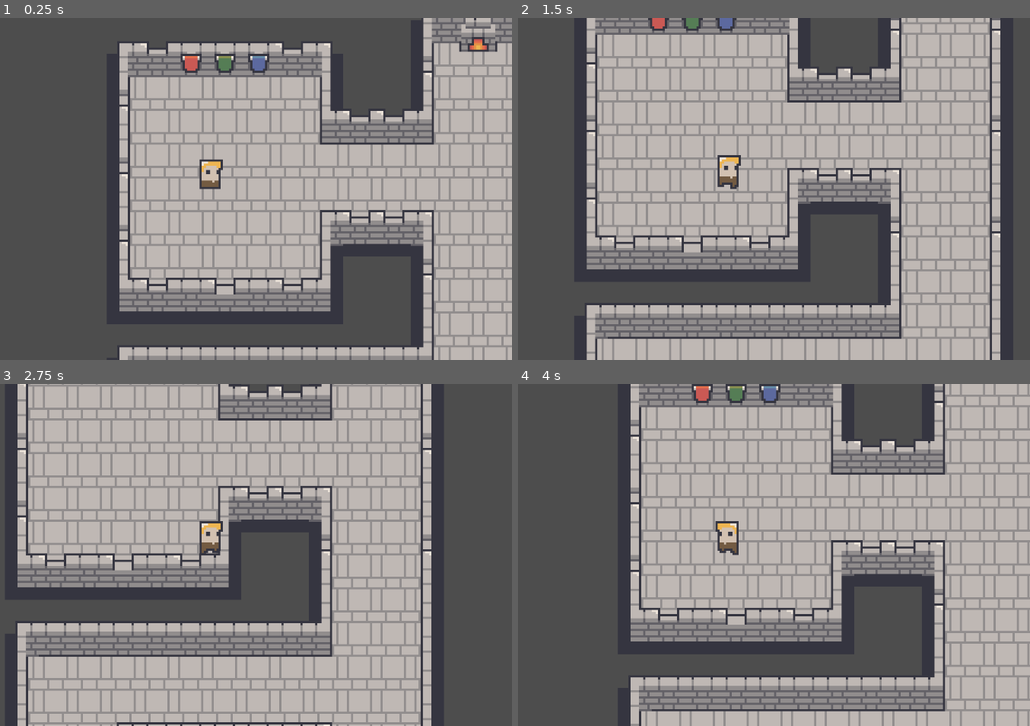
Above: before the commit, frames 1-4 (two rows, left to right).
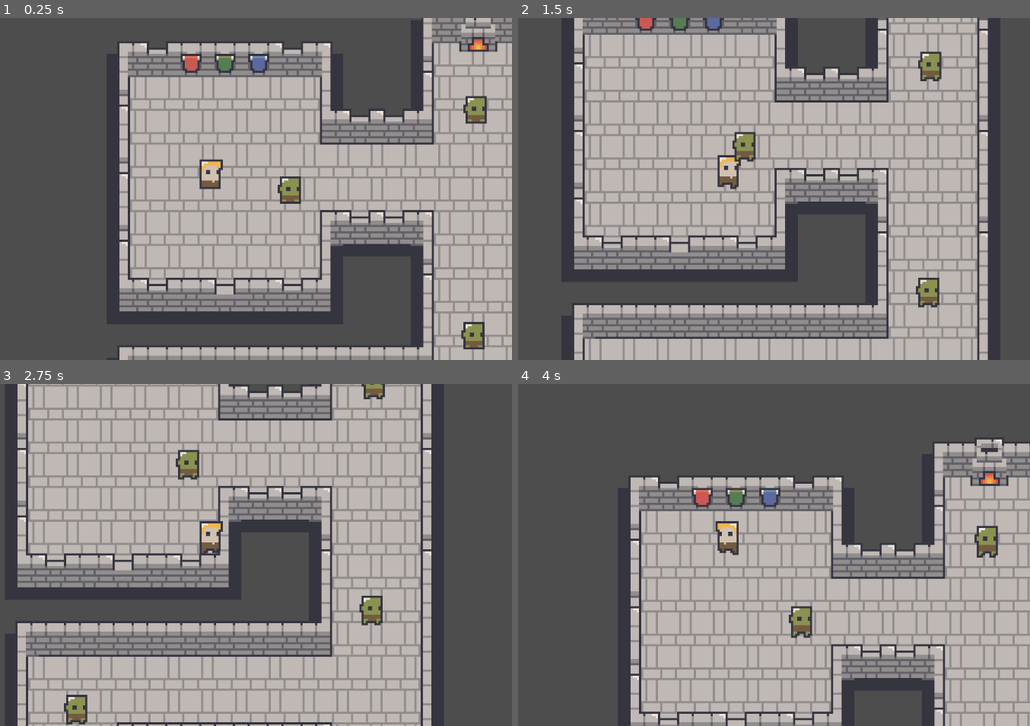
Above: after the commit, the same moments.

Repository: qmarsala/DeliciousDungeon
Game: Godot game, scene res://scenes/game.tscn
Two runs of this game, one before a commit and one after it. Both use one fixed random seed, a clock stepped at 60 frames per second and the inputs below.
Inputs (mouse positions are in pixels of both pictures, inside the frame that each line leads up to):
- Up to frame 1 (0.25 s): no input
- Up to frame 2 (1.5 s): move the mouse to (861, 171) at 0.52 s; press the mouse at (861, 171) at 0.53 s; hold D (move_east) 0.53-1.28 s; right-click (861, 171) at 0.8 s; move the mouse to (605, 206) at 1.27 s; release the mouse at (605, 206) at 1.28 s; hold S (move_south) from 1.28 s (still down); right-click (605, 206) at 1.35 s
- Up to frame 3 (2.75 s): click (87, 572) at 1.55 s; move the mouse to (271, 479) at 2.02 s; release S (move_south) at 2.03 s; press the mouse at (271, 479) at 2.03 s; hold D (move_east) from 2.03 s (still down); right-click (271, 479) at 2.3 s
- Up to frame 4 (4 s): tap Enter at 2.75 s; move the mouse to (697, 623) at 2.77 s; release D (move_east) at 2.78 s; release the mouse at (697, 623) at 2.78 s; hold W (move_north) 2.78-3.53 s; right-click (697, 623) at 2.85 s; click (697, 623) at 3.05 s; move the mouse to (907, 606) at 3.52 s; press the mouse at (907, 606) at 3.53 s; hold A (move_west) from 3.53 s (still down); right-click (907, 606) at 3.8 s

The runs differ from the first frame. In frame 1, 1.0% of the frame differs, in the area x 54-96%, y 22-97%; in frame 2, 25%; in frame 3, 1.3%; in frame 4, 49%, in the area x 21-100%, y 0-100%.

Commit message:
some refactoring

Diff:
--- a/src/assets/scripts/enemy.gd
+++ b/src/assets/scripts/enemy.gd
@@ -3,13 +3,29 @@
 
 const STARTING_HP = 5
 
+@onready var animations: AnimatedSprite2D = $Animations
+@onready var timer: Timer = $Timer
+
 var health = STARTING_HP
+var is_dead = false
 
 func _process(delta: float) -> void:
+	if is_dead: return
 	if health <= 0:
-		print("dead")
-		queue_free()
+		animations.play("die")
+		timer.start(.75)
+		is_dead = true
+		return
+
+	if not animations.is_playing():
+		animations.play("idle")
 
 func receive_damage(damage):
+	if is_dead: return
+
+	animations.play("receive_damage")
 	health -= damage
 	print("taking ", damage, " health:", health)
+
+func _on_timer_timeout() -> void:
+	queue_free()
--- a/src/assets/scripts/player.gd
+++ b/src/assets/scripts/player.gd
@@ -4,8 +4,11 @@
 const INTERACTION_RANGE = 20.0
 const CHARGED_ATTACK_TIME = .5
 const BASIC_COOLDOWN = .3
+const BASIC_DAMAGE = 1
 const CHARGED_COOLDOWN = 0
+const CHARGED_DAMAGE = 1.75
 const HEAVY_COOLDOWN = .7
+const HEAVY_DAMAGE = 2.5
 
 @onready var character_sprite: AnimatedSprite2D = $CharacterSprite
 @onready var cooldown_timer: Timer = $CooldownTimer
@@ -47,6 +50,9 @@
 		character_sprite.flip_h = xDirection < 0
 		character_sprite.play("run")
 
+
+var cooldowns = {"basic_attack": BASIC_COOLDOWN, "charged_attack": CHARGED_COOLDOWN, "heavy_attack": HEAVY_COOLDOWN}
+var damages = {"basic_attack": BASIC_DAMAGE, "charged_attack": CHARGED_DAMAGE, "heavy_attack": HEAVY_DAMAGE}
 var basic_pressed_time = 0
 var attack_is_cooling_down = false
 func handle_attack_action(delta):
@@ -60,33 +66,21 @@
 	var attack_released = basic_attack_released or heavy_attack_released
 	if attack_released:
 		attack_is_cooling_down = true
-		interact_cast.force_raycast_update()
-		var target = interact_cast.get_collider()
-		print(target)
-		if target:
-			attack_target(basic_attack_released, heavy_attack_released, target)
+		var attack_type = get_attack_type(basic_attack_released, heavy_attack_released)
+		cooldown_timer.start(cooldowns[attack_type])
+		if interact_cast.is_colliding():
+			var target = interact_cast.get_collider()
+			target.receive_damage(damages[attack_type])
 
-func attack_target(basic_attack, heavy_attack, target):
-	var attack_damage = 1
-	var cooldown = 0
-	if basic_attack:
-		var total_time_charged = basic_pressed_time
-		basic_pressed_time = 0
-		if total_time_charged > CHARGED_ATTACK_TIME:
-			cooldown = CHARGED_COOLDOWN
-			attack_damage = 2
-			print("charged_attack", target)
-		else:
-			cooldown = BASIC_COOLDOWN
-			attack_damage = 1
-			print("basic_attack", target)
-	if heavy_attack:
-		cooldown = HEAVY_COOLDOWN
-		attack_damage = 3
-		print("heavy_attack", target)
-	target.receive_damage(attack_damage)
-	cooldown_timer.start(cooldown)
-
+func get_attack_type(basic_attack, heavy_attack) -> String:
+	var total_time_charged = basic_pressed_time
+	basic_pressed_time = 0
+	if basic_attack and total_time_charged > CHARGED_ATTACK_TIME:
+		return "charged_attack"
+	elif heavy_attack:
+		return "heavy_attack"
+	else:
+		return "basic_attack"
 
 func _on_cooldown_timer_timeout() -> void:
 	attack_is_cooling_down = false
--- a/src/scenes/game.tscn
+++ b/src/scenes/game.tscn
@@ -1,8 +1,8 @@
-[gd_scene load_steps=7 format=4 uid="uid://v8yl2qd4myvg"]
+[gd_scene load_steps=6 format=4 uid="uid://v8yl2qd4myvg"]
 
 [ext_resource type="PackedScene" uid="uid://y4ktplof8y3c" path="res://scenes/player.tscn" id="1_bt7mb"]
 [ext_resource type="Texture2D" uid="uid://wbwwbja7ucx5" path="res://assets/sprites/dungeon/dungeon_.png" id="2_5bv3p"]
-[ext_resource type="Script" path="res://assets/scripts/enemy.gd" id="3_mjxpe"]
+[ext_resource type="PackedScene" uid="uid://l5ic445kl6da" path="res://scenes/goblin.tscn" id="3_3qdgp"]
 
 [sub_resource type="TileSetAtlasSource" id="TileSetAtlasSource_yhi4f"]
 texture = ExtResource("2_5bv3p")
@@ -277,8 +277,6 @@
 physics_layer_0/collision_mask = 7
 sources/0 = SubResource("TileSetAtlasSource_yhi4f")
 
-[sub_resource type="RectangleShape2D" id="RectangleShape2D_iev8x"]
-
 [node name="Game" type="Node2D"]
 
 [node name="Background" type="TileMapLayer" parent="."]
@@ -297,12 +295,16 @@
 position = Vector2(-1, 12)
 zoom = Vector2(4, 4)
 
-[node name="EnemyDummy" type="StaticBody2D" parent="."]
-position = Vector2(39, -5)
-collision_layer = 4
-collision_mask = 2
-script = ExtResource("3_mjxpe")
-
-[node name="CollisionShape2D" type="CollisionShape2D" parent="EnemyDummy"]
-shape = SubResource("RectangleShape2D_iev8x")
-debug_color = Color(0.917647, 0.0392157, 0.0352941, 0.419608)
+[node name="Goblin" parent="." instance=ExtResource("3_3qdgp")]
+
+[node name="Goblin2" parent="." instance=ExtResource("3_3qdgp")]
+position = Vector2(127, -43)
+
+[node name="Goblin3" parent="." instance=ExtResource("3_3qdgp")]
+position = Vector2(126, 64)
+
+[node name="Goblin4" parent="." instance=ExtResource("3_3qdgp")]
+position = Vector2(-14, 111)
+
+[node name="Goblin5" parent="." instance=ExtResource("3_3qdgp")]
+position = Vector2(86, 249)
--- /dev/null
+++ b/src/scenes/goblin.tscn
@@ -0,0 +1,129 @@
+[gd_scene load_steps=17 format=3 uid="uid://l5ic445kl6da"]
+
+[ext_resource type="Script" path="res://assets/scripts/enemy.gd" id="1_8oweg"]
+[ext_resource type="Texture2D" uid="uid://c63k7jadehpp7" path="res://assets/sprites/dungeon/goblin_.png" id="2_el4qn"]
+
+[sub_resource type="AtlasTexture" id="AtlasTexture_b577t"]
+atlas = ExtResource("2_el4qn")
+region = Rect2(0, 120, 24, 24)
+
+[sub_resource type="AtlasTexture" id="AtlasTexture_8ygpp"]
+atlas = ExtResource("2_el4qn")
+region = Rect2(24, 120, 24, 24)
+
+[sub_resource type="AtlasTexture" id="AtlasTexture_diima"]
+atlas = ExtResource("2_el4qn")
+region = Rect2(48, 120, 24, 24)
+
+[sub_resource type="AtlasTexture" id="AtlasTexture_ptxqf"]
+atlas = ExtResource("2_el4qn")
+region = Rect2(72, 120, 24, 24)
+
+[sub_resource type="AtlasTexture" id="AtlasTexture_psauy"]
+atlas = ExtResource("2_el4qn")
+region = Rect2(0, 0, 24, 24)
+
+[sub_resource type="AtlasTexture" id="AtlasTexture_3vny8"]
+atlas = ExtResource("2_el4qn")
+region = Rect2(24, 0, 24, 24)
+
+[sub_resource type="AtlasTexture" id="AtlasTexture_kdsye"]
+atlas = ExtResource("2_el4qn")
+region = Rect2(48, 0, 24, 24)
+
+[sub_resource type="AtlasTexture" id="AtlasTexture_hkmoy"]
+atlas = ExtResource("2_el4qn")
+region = Rect2(72, 0, 24, 24)
+
+[sub_resource type="AtlasTexture" id="AtlasTexture_ttq7v"]
+atlas = ExtResource("2_el4qn")
+region = Rect2(0, 96, 24, 24)
+
+[sub_resource type="AtlasTexture" id="AtlasTexture_wn7ii"]
+atlas = ExtResource("2_el4qn")
+region = Rect2(24, 96, 24, 24)
+
+[sub_resource type="AtlasTexture" id="AtlasTexture_td8mp"]
+atlas = ExtResource("2_el4qn")
+region = Rect2(48, 96, 24, 24)
+
+[sub_resource type="AtlasTexture" id="AtlasTexture_t32ee"]
+atlas = ExtResource("2_el4qn")
+region = Rect2(72, 96, 24, 24)
+
+[sub_resource type="SpriteFrames" id="SpriteFrames_s8l4v"]
+animations = [{
+"frames": [{
+"duration": 1.0,
+"texture": SubResource("AtlasTexture_b577t")
+}, {
+"duration": 1.0,
+"texture": SubResource("AtlasTexture_8ygpp")
+}, {
+"duration": 1.0,
+"texture": SubResource("AtlasTexture_diima")
+}, {
+"duration": 1.0,
+"texture": SubResource("AtlasTexture_ptxqf")
+}],
+"loop": false,
+"name": &"die",
+"speed": 10.0
+}, {
+"frames": [{
+"duration": 1.0,
+"texture": SubResource("AtlasTexture_psauy")
+}, {
+"duration": 1.0,
+"texture": SubResource("AtlasTexture_3vny8")
+}, {
+"duration": 1.0,
+"texture": SubResource("AtlasTexture_kdsye")
+}, {
+"duration": 1.0,
+"texture": SubResource("AtlasTexture_hkmoy")
+}],
+"loop": true,
+"name": &"idle",
+"speed": 10.0
+}, {
+"frames": [{
+"duration": 1.0,
+"texture": SubResource("AtlasTexture_ttq7v")
+}, {
+"duration": 1.0,
+"texture": SubResource("AtlasTexture_wn7ii")
+}, {
+"duration": 1.0,
+"texture": SubResource("AtlasTexture_td8mp")
+}, {
+"duration": 1.0,
+"texture": SubResource("AtlasTexture_t32ee")
+}],
+"loop": false,
+"name": &"receive_damage",
+"speed": 10.0
+}]
+
+[sub_resource type="RectangleShape2D" id="RectangleShape2D_iev8x"]
+size = Vector2(8, 14)
+
+[node name="Goblin" type="StaticBody2D"]
+position = Vector2(39, -5)
+collision_layer = 4
+collision_mask = 3
+script = ExtResource("1_8oweg")
+
+[node name="Animations" type="AnimatedSprite2D" parent="."]
+sprite_frames = SubResource("SpriteFrames_s8l4v")
+animation = &"die"
+autoplay = "idle"
+
+[node name="CollisionShape2D" type="CollisionShape2D" parent="."]
+position = Vector2(0, 5)
+shape = SubResource("RectangleShape2D_iev8x")
+debug_color = Color(0.917647, 0.0392157, 0.0352941, 0.419608)
+
+[node name="Timer" type="Timer" parent="."]
+
+[connection signal="timeout" from="Timer" to="." method="_on_timer_timeout"]
